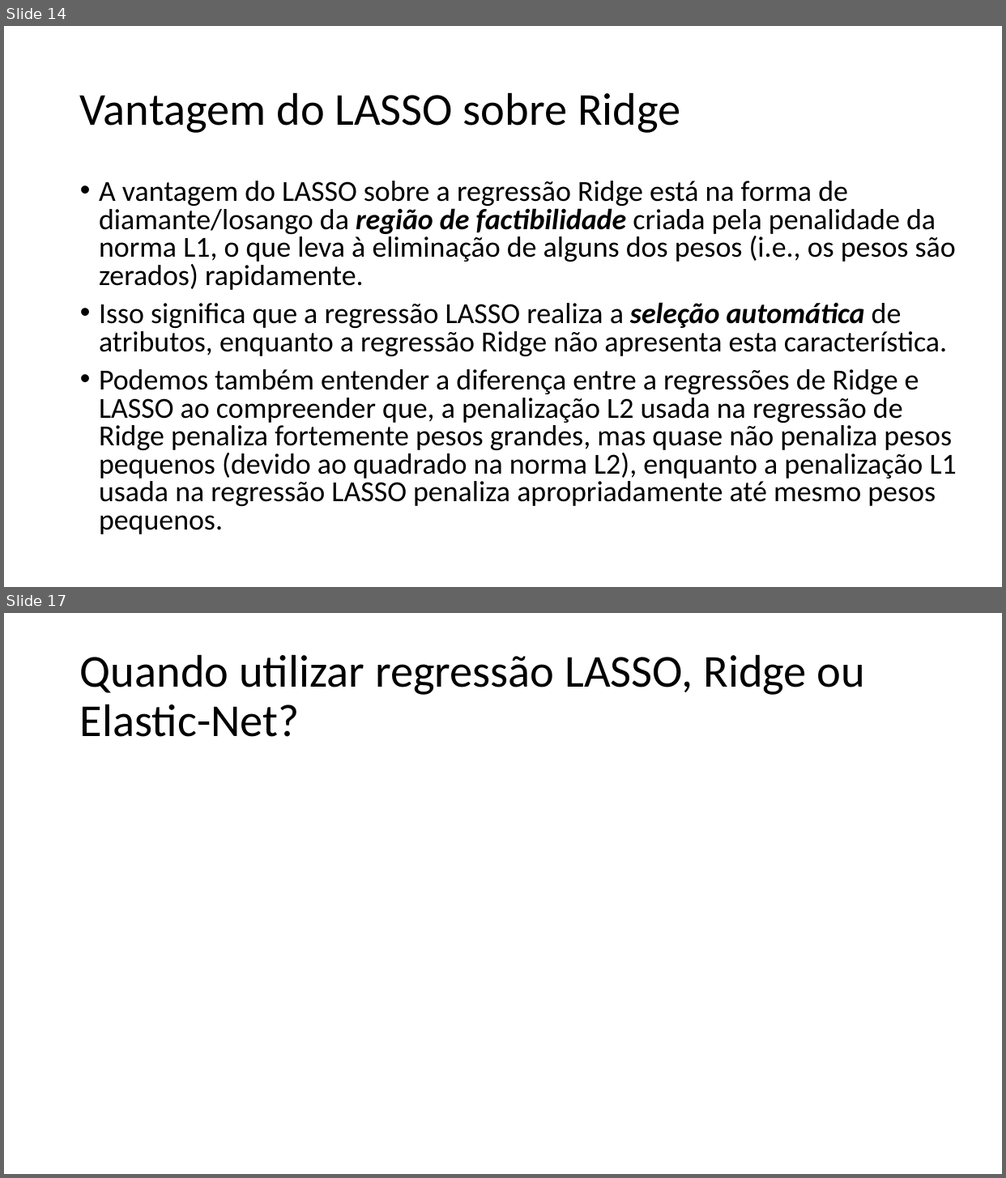
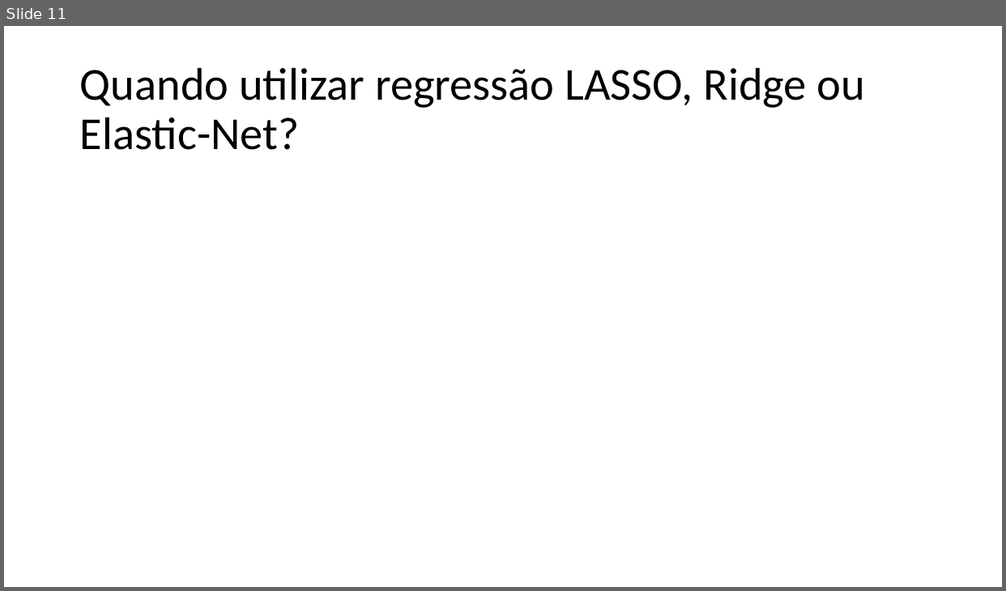
Before and after one commit to zz4fap/t319_aprendizado_de_maquina, a slide deck: slides/T319_Regressão_Linear (Parte VI).pptx. Shown one above the other, each under a label of ours: slides 14 and 17 before the commit, slide 11 after it; the slides between them are not shown. The pictures are 1006x1178 and 1006x591 pixels, drawn with LibreOffice and Linux fonts; fonts in the diff are those of the drawing; grey boxes stand for pictures. Boxes give left, top, right and bottom in pixels: in the first picture for what was removed or moved away, otherwise in the second. Text is boxed around its words. In the diff, an @@ line names an element or a change of style, - is before the commit and + after.

```diff
--- a/slides/T319_Regressão_Linear (Parte VI).pptx
+++ b/slides/T319_Regressão_Linear (Parte VI).pptx
@@ slide 14 removed at [4, 26, 1002, 587], background #FFFFFF @@
@@ title removed at [80, 92, 680, 133] @@
-Vantagem do LASSO sobre Ridge
@@ text removed at [99, 181, 957, 535] @@
-• A vantagem do LASSO sobre a regressão Ridge está na forma de diamante/losango da região de factibilidade criada pela penalidade da norma L1, o que leva à eliminação de alguns dos pesos (i.e., os pesos são zerados) rapidamente.
-• Isso significa que a regressão LASSO realiza a seleção automática de atributos, enquanto a regressão Ridge não apresenta esta característica.
-• Podemos também entender a diferença entre a regressões de Ridge e LASSO ao compreender que, a penalização L2 usada na regressão de Ridge penaliza fortemente pesos grandes, mas quase não penaliza pesos pequenos (devido ao quadrado na norma L2), enquanto a penalização L1 usada na regressão LASSO penaliza apropriadamente até mesmo pesos pequenos.
@@ what was slide 17 is now slide 11 @@
```
Also in this commit, not shown: 9 slides changed, 3 slides added, 8 other slides removed, 26 other files.
